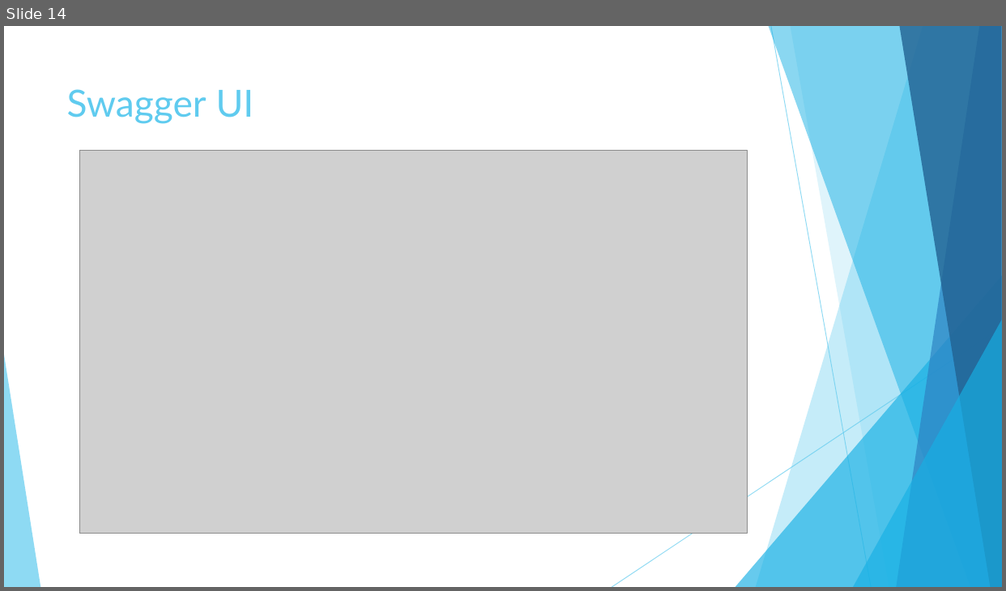
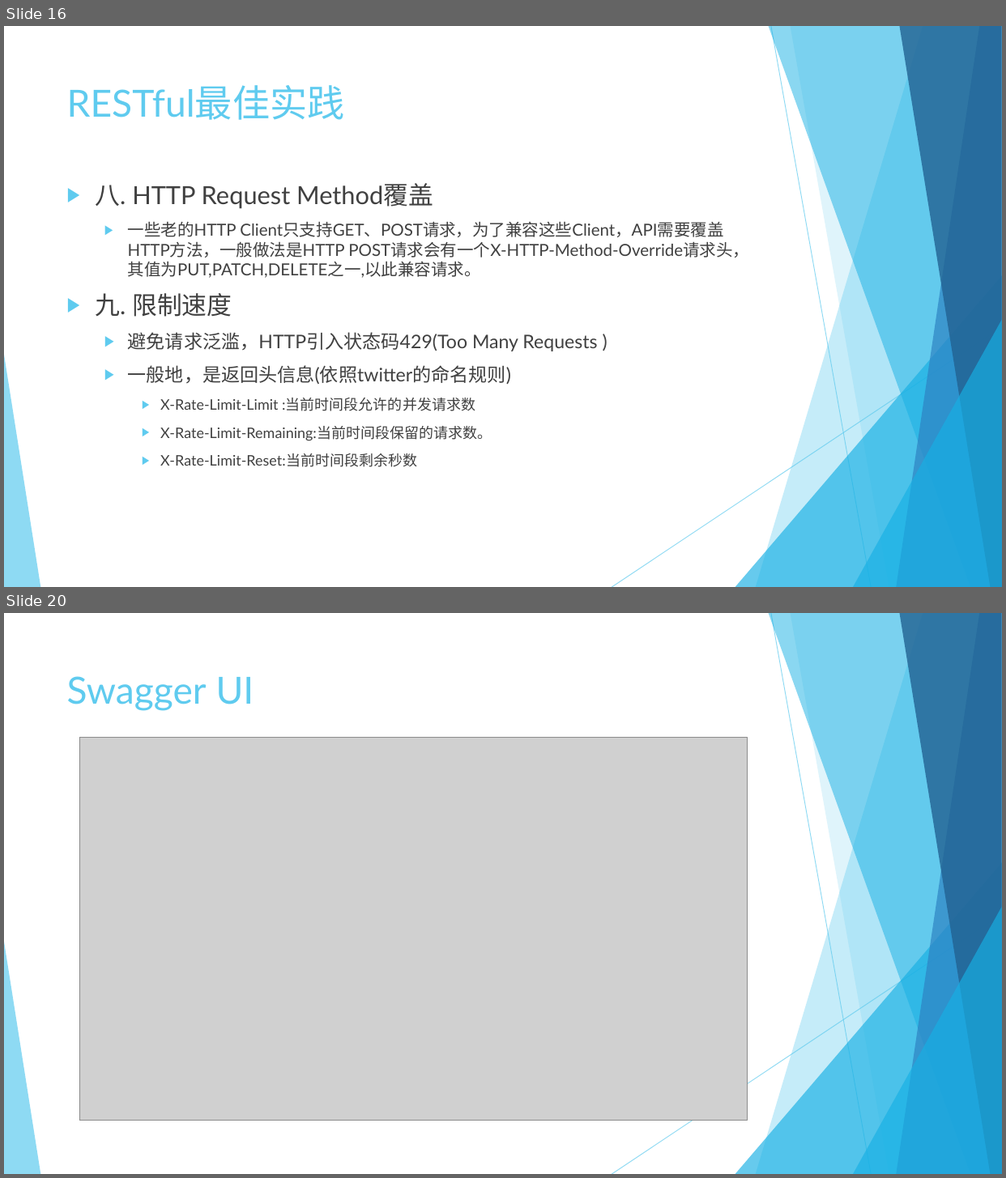
Before and after one commit to Crab2died/micro-boot, a slide deck: rest-api/RESTful.pptx. Shown one above the other, each under a label of ours: slide 14 before the commit, slides 16 and 20 after it; the slides between them are not shown. The pictures are 1006x591 and 1006x1178 pixels, drawn with LibreOffice and Linux fonts; fonts in the diff are those of the drawing; grey boxes stand for pictures. Boxes give left, top, right and bottom in pixels: in the first picture for what was removed or moved away, otherwise in the second. Text is boxed around its words. In the diff, an @@ line names an element or a change of style, - is before the commit and + after.

```diff
--- a/rest-api/RESTful.pptx
+++ b/rest-api/RESTful.pptx
@@ slide 16 added at [4,26,1002,587], background #FFFFFF; not listed: 10 template elements that a slide beside it also shows @@
@@ title added at [67,85,345,120], 36 pt, text #5FCBEF @@
+RESTful最佳实践
@@ text added at [95,183,749,467], 16 pt, text #404040 @@
+▶ 八. HTTP Request Method覆盖
+  ▶ 一些老的HTTP Client只支持GET、POST请求，为了兼容这些Client，API需要覆盖HTTP方法，一般做法是HTTP POST请求会有一个X-HTTP-Method-Override请求头，其值为PUT,PATCH,DELETE之一,以此兼容请求。
+▶ 九. 限制速度
+  ▶ 避免请求泛滥，HTTP引入状态码429(Too Many Requests )
+  ▶ 一般地，是返回头信息(依照twitter的命名规则)
+    ▶ X-Rate-Limit-Limit :当前时间段允许的并发请求数
+    ▶ X-Rate-Limit-Remaining:当前时间段保留的请求数。
+    ▶ X-Rate-Limit-Reset:当前时间段剩余秒数
@@ what was slide 14 is now slide 20 @@
```
Also in this commit, not shown: 13 slides changed, 5 other slides added.
